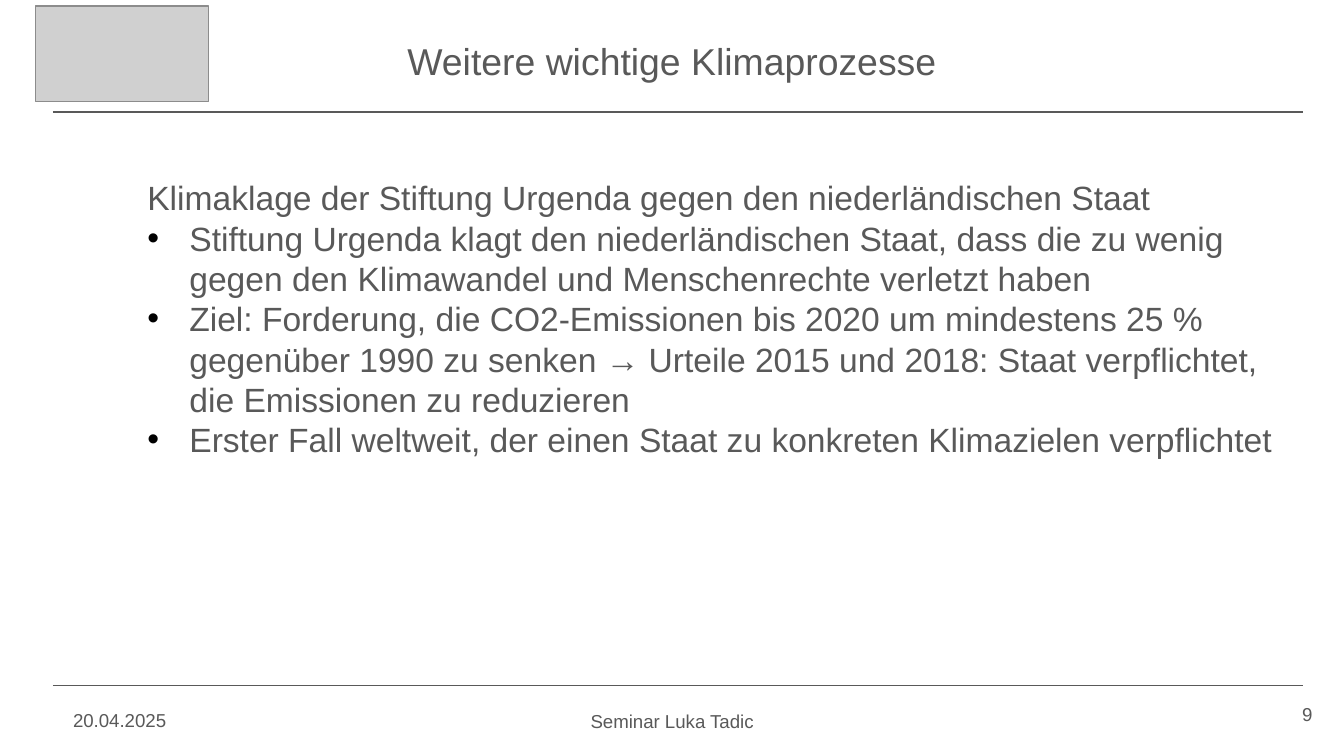
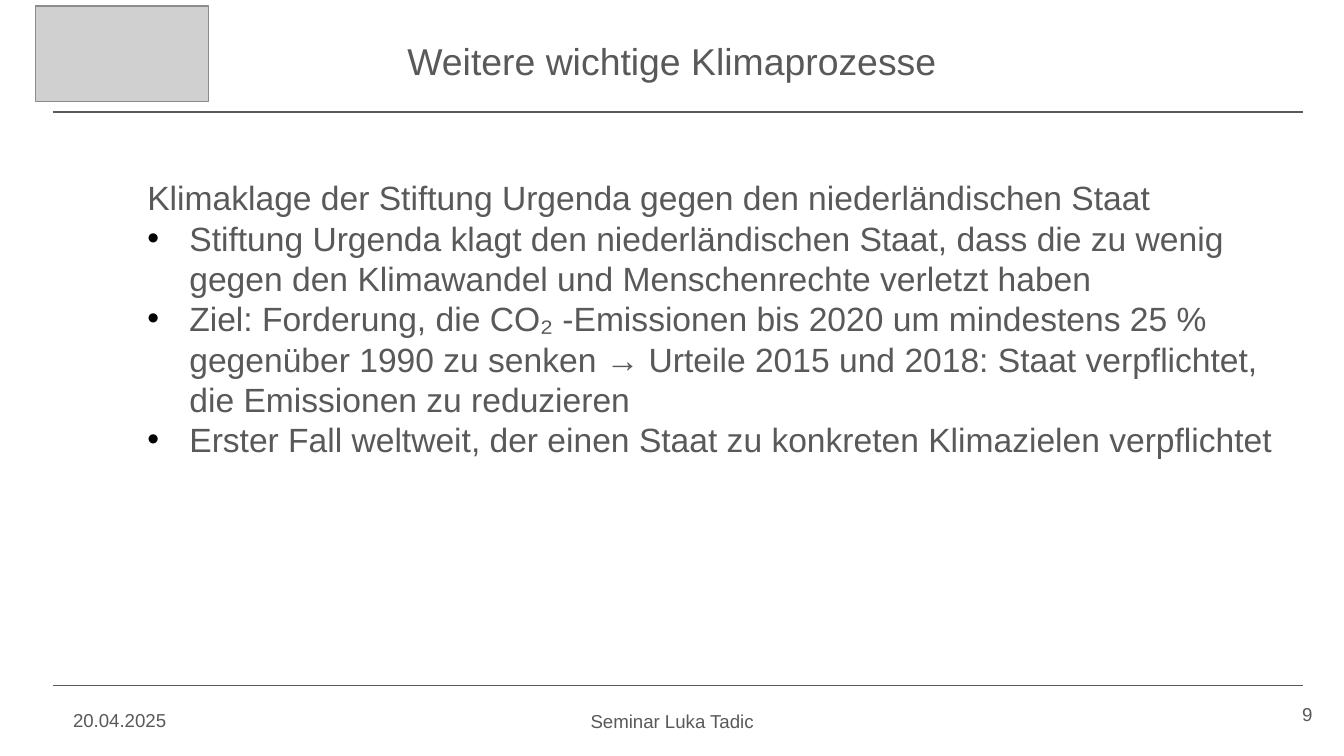
Before and after one commit to Lukiano12/Seminar, a slide deck: slide 9 of Seminar Präsentation.pptx. Drawn at 1344x756 pixels with LibreOffice and Linux fonts; fonts in the diff are those of the drawing; grey boxes stand for pictures. Boxes give left, top, right and bottom in pixels: in the first picture for what was removed or moved away, otherwise in the second. Text is boxed around its words. In the diff, an @@ line names an element or a change of style, - is before the commit and + after.

Commit message:
Small change in the presentation, will have to expand the presentation to make it acceptibly long enough

```diff
--- a/Seminar Präsentation.pptx
+++ b/Seminar Präsentation.pptx
@@ text at (189,306,1258,413): text changed @@
-  • Ziel: Forderung, die CO2-Emissionen bis 2020 um mindestens 25 % gegenüber 1990 zu senken → Urteile 2015 und 2018: Staat verpflichtet, die Emissionen zu reduzieren
+  • Ziel: Forderung, die CO₂ -Emissionen bis 2020 um mindestens 25 % gegenüber 1990 zu senken → Urteile 2015 und 2018: Staat verpflichtet, die Emissionen zu reduzieren
```
